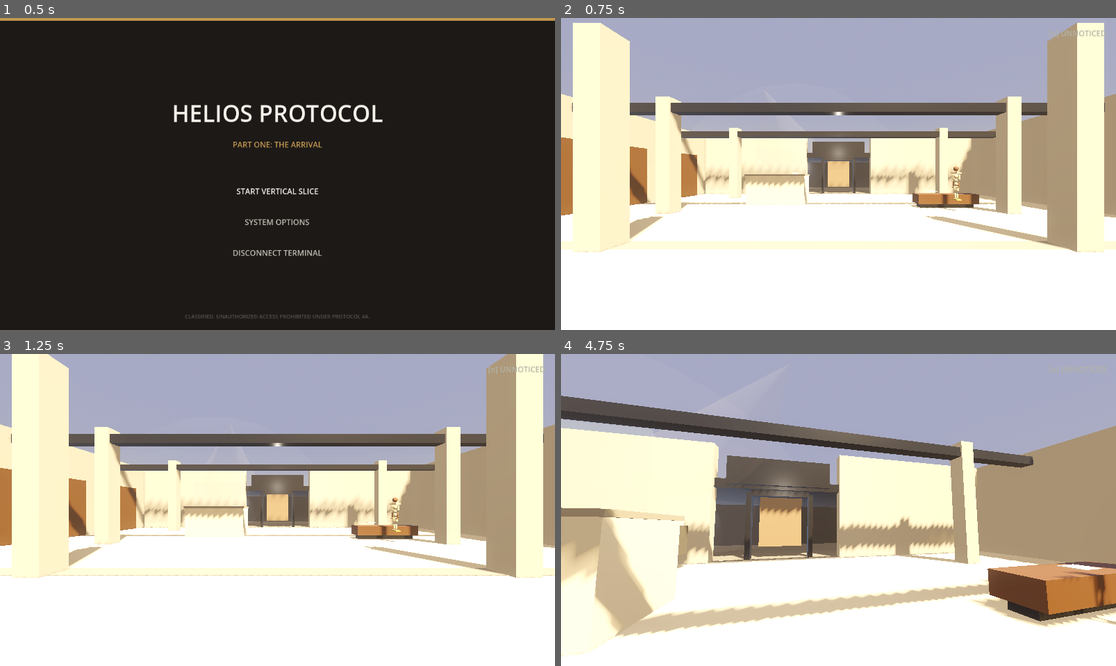
Above: before the commit, frames 1-4 (two rows, left to right).
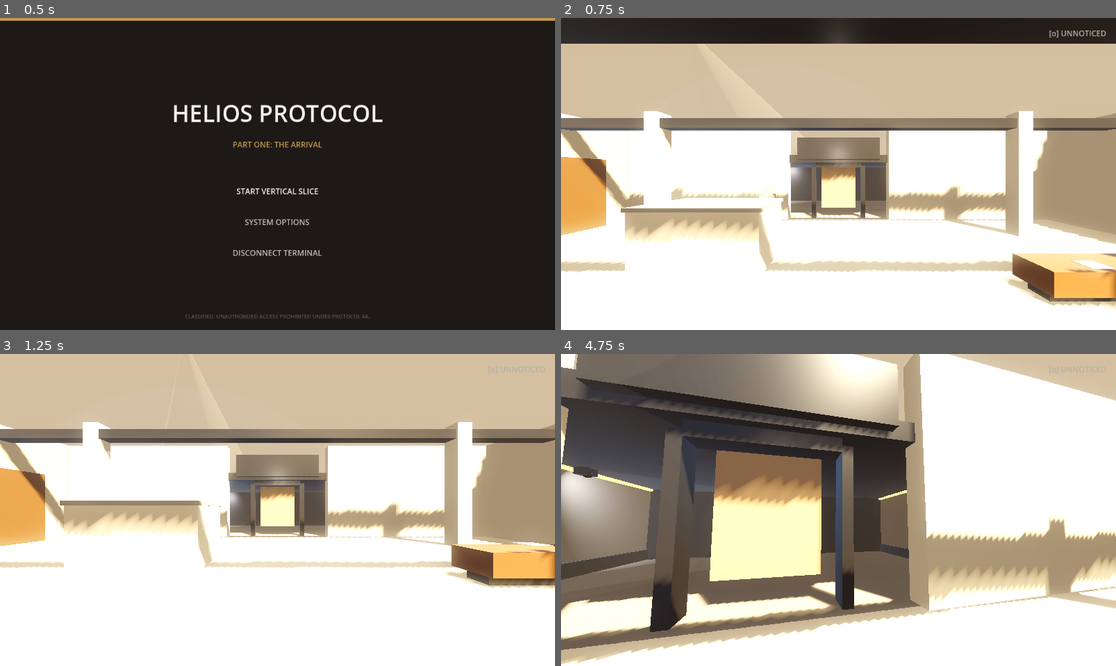
Above: after the commit, the same moments.

Repository: Adhiraaj-Deb/helios-protocol
Game: Godot game, scene res://scenes/core/boot.tscn
Same seed, same stepped clock (60 frames per second), same inputs: the game is played once before the commit and once after it.
Inputs (mouse positions are in pixels of both pictures, inside the frame that each line leads up to):
- Up to frame 1 (0.5 s): no input
- Up to frame 2 (0.75 s): click "START VERTICAL SLICE" at 0.5 s
- Up to frame 3 (1.25 s): no input
- Up to frame 4 (4.75 s): tap Enter (ui_accept) at 1.25, 1.52, 1.55, 1.82, 2.1, 2.27, 2.57, 3.05, 3.77, 4.07, 4.52, 4.55 s; move the mouse to (866, 510) at 1.27 s; hold W (move_forward) from 1.28 s (still down); tap E (interact) at 1.35, 2.3, 3.8 s; move the mouse to (810, 510) at 2.02 s; move the mouse to (849, 503) at 2.77 s; hold Ctrl (crouch) 2.78-3.53 s; move the mouse to (832, 516) at 3.52 s; tap Space (dialogue_advance) at 3.6 s; move the mouse to (877, 513) at 4.27 s; tap I (evidence_toggle) at 4.35 s

Frame 1 is identical in both runs. In frame 2, 70% of the frame differs, in the area x 0-100%, y 0-94%; in frame 3, 60%; in frame 4, 82%, in the area x 0-100%, y 0-100%.

Commit message:
Initialize GlobalGameState, solaris_isle scene, and player setup

Diff:
--- a/project.godot
+++ b/project.godot
@@ -22,6 +22,7 @@
 EvidenceManager="*res://scripts/core/evidence_manager.gd"
 DialogueManager="*res://scripts/core/dialogue_manager.gd"
 AudioManager="*res://scripts/core/audio_manager.gd"
+GlobalGameState="*res://scripts/autoloads/GlobalGameState.gd"
 
 [physics]
 
--- /dev/null
+++ b/scenes/main/solaris_isle.tscn
@@ -0,0 +1,64 @@
+[gd_scene load_steps=8 format=3]
+
+[ext_resource type="PackedScene" path="res://assets/models/island/Island.glb" id="1_island"]
+[ext_resource type="PackedScene" path="res://scenes/world/vertical_slice.tscn" id="2_house"]
+[ext_resource type="PackedScene" path="res://scenes/player/maya.tscn" id="3_player"]
+
+[sub_resource type="ProceduralSkyMaterial" id="sky_mat"]
+sky_top_color = Color(0.30, 0.46, 0.72, 1.0)
+sky_horizon_color = Color(0.97, 0.83, 0.60, 1.0)
+sky_curve = 0.07
+ground_bottom_color = Color(0.14, 0.11, 0.09, 1.0)
+ground_horizon_color = Color(0.62, 0.52, 0.40, 1.0)
+ground_curve = 0.02
+sun_angle_max = 100.0
+sun_curve = 0.05
+
+[sub_resource type="Sky" id="sky"]
+sky_material = SubResource("sky_mat")
+
+[sub_resource type="Environment" id="env"]
+background_mode = 2
+sky = SubResource("sky")
+ambient_light_source = 2
+ambient_light_color = Color(0.88, 0.78, 0.65, 1.0)
+ambient_light_energy = 0.55
+tonemap_mode = 2
+tonemap_exposure = 0.95
+tonemap_white = 1.0
+glow_enabled = true
+glow_intensity = 0.25
+glow_bloom = 0.15
+glow_hdr_threshold = 0.80
+fog_enabled = true
+fog_light_color = Color(0.72, 0.62, 0.50, 1.0)
+fog_density = 0.005
+
+[sub_resource type="BoxShape3D" id="box_floor_shape"]
+size = Vector3(2000, 2, 2000)
+
+[node name="SolarisIsle" type="Node3D"]
+
+[node name="WorldEnvironment" type="WorldEnvironment" parent="."]
+environment = SubResource("env")
+
+[node name="DirectionalLight3D" type="DirectionalLight3D" parent="."]
+transform = Transform3D(0.866025, -0.40558, 0.29619, 0, 0.58779, 0.80902, -0.5, -0.70063, 0.51304, 0, 20, 0)
+light_color = Color(0.99, 0.88, 0.65, 1.0)
+light_energy = 2.0
+shadow_enabled = true
+
+[node name="IslandTerrain" type="StaticBody3D" parent="."]
+
+[node name="MeshInstance3D" parent="IslandTerrain" instance=ExtResource("1_island")]
+transform = Transform3D(10, 0, 0, 0, 10, 0, 0, 0, 10, 0, 0, 0)
+
+[node name="CollisionShape3D" type="CollisionShape3D" parent="IslandTerrain"]
+transform = Transform3D(1, 0, 0, 0, 1, 0, 0, 0, 1, 0, -1, 0)
+shape = SubResource("box_floor_shape")
+
+[node name="ExistingHouseScene" parent="." instance=ExtResource("2_house")]
+transform = Transform3D(1, 0, 0, 0, 1, 0, 0, 0, 1, 0, 0, 0)
+
+[node name="Player" parent="." instance=ExtResource("3_player")]
+transform = Transform3D(1, 0, 0, 0, 1, 0, 0, 0, 1, 0, 2, 0)
--- /dev/null
+++ b/scripts/autoloads/GlobalGameState.gd
@@ -0,0 +1,66 @@
+extends Node
+
+# GlobalGameState AutoLoad Singleton
+# Tracks core campaign variables, alert state, evidence, and trust levels.
+
+# Core variables
+var current_day: int = 1
+var current_time_of_day: String = "DAY" # "DAY" or "NIGHT"
+var alert_state: String = "UNNOTICED" # "UNNOTICED", "SUSPICIOUS", "COMPROMISED"
+var evidence_collected: Array[String] = []
+var trust_values: Dictionary = {
+	"dara": 50,
+	"sable": 50,
+	"ashfield": 50,
+	"leon": 50
+}
+
+const SAVE_PATH = "user://savegame.data"
+
+func _ready():
+	print("[GlobalGameState] Initialized.")
+
+# Baseline save_game using Godot 4's FileAccess API
+func save_game() -> void:
+	var file = FileAccess.open(SAVE_PATH, FileAccess.WRITE)
+	if file:
+		var save_data = {
+			"current_day": current_day,
+			"current_time_of_day": current_time_of_day,
+			"alert_state": alert_state,
+			"evidence_collected": evidence_collected,
+			"trust_values": trust_values
+		}
+		file.store_var(save_data)
+		file.close()
+		print("[GlobalGameState] Game saved to: ", SAVE_PATH)
+	else:
+		push_error("[GlobalGameState] Failed to open save file for writing. Error code: %d" % FileAccess.get_open_error())
+
+# Baseline load_game using Godot 4's FileAccess API
+func load_game() -> void:
+	if not FileAccess.file_exists(SAVE_PATH):
+		print("[GlobalGameState] Save file does not exist. Skipping load.")
+		return
+
+	var file = FileAccess.open(SAVE_PATH, FileAccess.READ)
+	if file:
+		var save_data = file.get_var()
+		file.close()
+		if save_data is Dictionary:
+			if "current_day" in save_data:
+				current_day = save_data["current_day"]
+			if "current_time_of_day" in save_data:
+				current_time_of_day = save_data["current_time_of_day"]
+			if "alert_state" in save_data:
+				alert_state = save_data["alert_state"]
+			if "evidence_collected" in save_data:
+				# Convert to Array[String]
+				evidence_collected.clear()
+				for item in save_data["evidence_collected"]:
+					evidence_collected.append(str(item))
+			if "trust_values" in save_data:
+				trust_values = save_data["trust_values"]
+		print("[GlobalGameState] Game loaded from: ", SAVE_PATH)
+	else:
+		push_error("[GlobalGameState] Failed to open save file for reading. Error code: %d" % FileAccess.get_open_error())
--- a/scripts/core/game_manager.gd
+++ b/scripts/core/game_manager.gd
@@ -62,9 +62,9 @@
 	current_state = State.GAMEPLAY
 	UIManager.force_close_all()
 	# Load the gameplay scene
-	var err = get_tree().change_scene_to_file("res://scenes/world/vertical_slice.tscn")
+	var err = get_tree().change_scene_to_file("res://scenes/main/solaris_isle.tscn")
 	if err != OK:
-		push_error("[GameManager] Failed to load vertical slice scene. Error: %d" % err)
+		push_error("[GameManager] Failed to load solaris_isle scene. Error: %d" % err)
 	else:
 		print("[GameManager] Main gameplay environment loaded successfully.")
 		# Defer mouse capture alignment
--- a/scripts/player/maya_controller.gd
+++ b/scripts/player/maya_controller.gd
@@ -169,14 +169,15 @@
 	if interaction_ray.is_colliding():
 		var collider = interaction_ray.get_collider()
 
-		# Verify that collider is an interactable Area3D
-		if collider and collider.has_method("interact"):
+		# Verify that collider is an interactable Area3D or in the "interactable" group
+		if collider and (collider.is_in_group("interactable") or collider.has_method("interact")):
 			if current_interactable != collider:
 				current_interactable = collider
 
 				# Show HUD prompt
-				var prompt = "Press E to %s" % collider.prompt_name
-				if collider.is_locked:
+				var prompt_str = collider.prompt_name if "prompt_name" in collider else "Interact"
+				var prompt = "Press E to %s" % prompt_str
+				if "is_locked" in collider and collider.is_locked:
 					prompt += " [SECURE]"
 				UIManager.show_interaction_prompt(prompt)
 		else:
@@ -186,8 +187,25 @@
 
 	# Action triggers
 	if current_interactable:
-		if Input.is_action_just_pressed("interact"):
-			current_interactable.interact(self)
+		if Input.is_action_just_pressed("interact") or Input.is_action_just_pressed("ui_accept"):
+			# Call a function on that object
+			if current_interactable.has_method("interact"):
+				current_interactable.interact(self)
+
+			# If in "interactable" group, append its ID to GlobalGameState.evidence_collected
+			if current_interactable.is_in_group("interactable"):
+				var object_id = ""
+				if "evidence_id" in current_interactable:
+					object_id = current_interactable.evidence_id
+				elif "id" in current_interactable:
+					object_id = current_interactable.id
+				else:
+					object_id = current_interactable.name
+
+				if object_id != "" and not GlobalGameState.evidence_collected.has(object_id):
+					GlobalGameState.evidence_collected.append(object_id)
+					print("[GlobalGameState] Appended evidence: %s" % object_id)
+
 		elif Input.is_action_just_pressed("inspect"):
 			if current_interactable.has_method("inspect"):
 				current_interactable.inspect(self)
Binary file added: assets/models/Island.glb
Not shown, added: assets/models/Island.glb.import
Binary file added: assets/models/Island_0.png
Not shown, added: assets/models/Island_0.png.import
Binary file added: assets/models/island/Island.glb
Not shown, added: assets/models/island/Island.glb.import
Binary file added: assets/models/island/Island_0.png
Not shown, added: assets/models/island/Island_0.png.import
Not shown, added: scripts/autoloads/GlobalGameState.gd.uid
